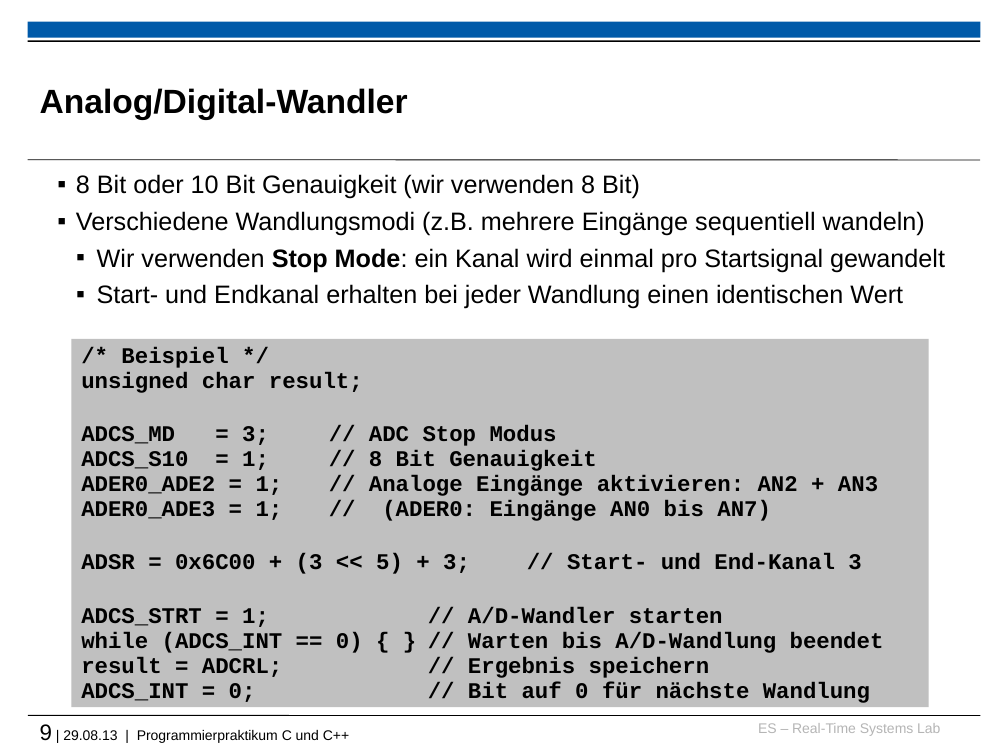
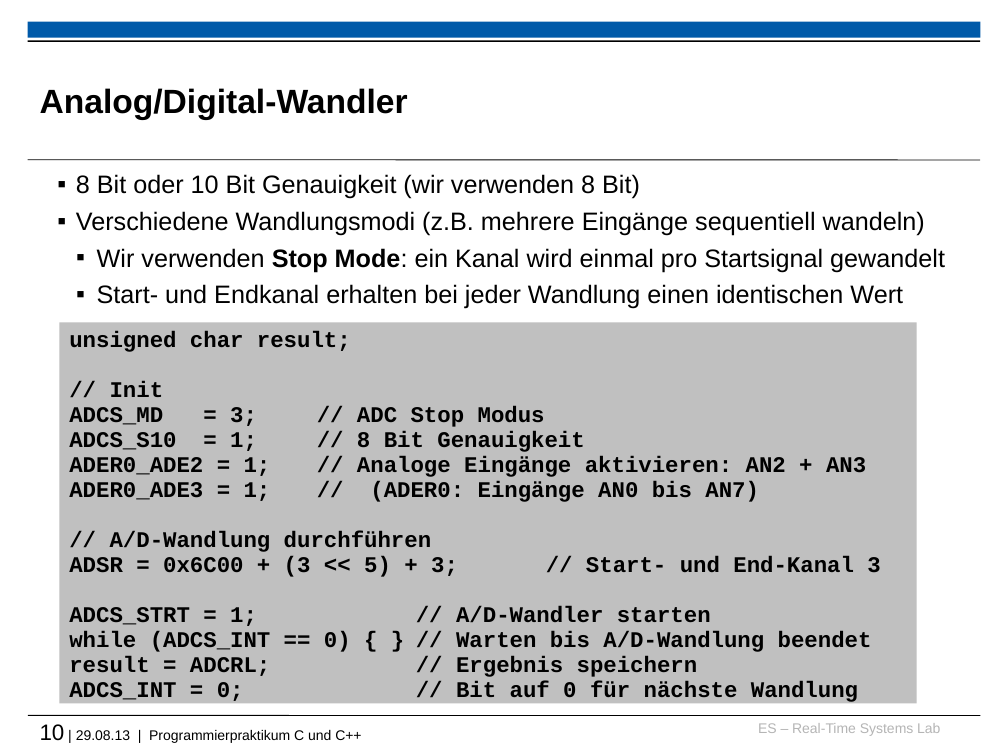
Before and after one commit to h82k/tud-cppp, a slide deck: slide 10 of Vorlesung/5 Embedded Systems.pptx (slide 9 before the commit). Drawn at 1008x756 pixels with LibreOffice and Linux fonts; fonts in the diff are those of the drawing; background and template pictures are left out. Boxes give left, top, right and bottom in pixels: in the first picture for what was removed or moved away, otherwise in the second. Text is boxed around its words. In the diff, an @@ line names an element or a change of style, - is before the commit and + after.

```diff
--- a/Vorlesung/5 Embedded Systems.pptx
+++ b/Vorlesung/5 Embedded Systems.pptx
@@ rectangle "unsigned char result;": place and size @@
-rectangle "unsigned char result;" at <box>72,339,928,707</box>
+rectangle "unsigned char result;" at <box>59,323,916,704</box>
@@ text in rectangle at <box>121,347,228,368</box>: paragraph removed @@
-/* Beispiel */
@@ text in rectangle at <box>110,381,164,397</box>: paragraph added @@
+// Init
@@ text in rectangle at <box>110,531,431,552</box>: paragraph added @@
+// A/D-Wandlung durchführen
@@ text at <box>40,724,361,743</box>: text changed @@
-9 | 29.08.13 | Programmierpraktikum C und C++
+10 | 29.08.13 | Programmierpraktikum C und C++
```
Also in this commit, not shown: 1 other slide changed, 2 slides added, 18 other files.
